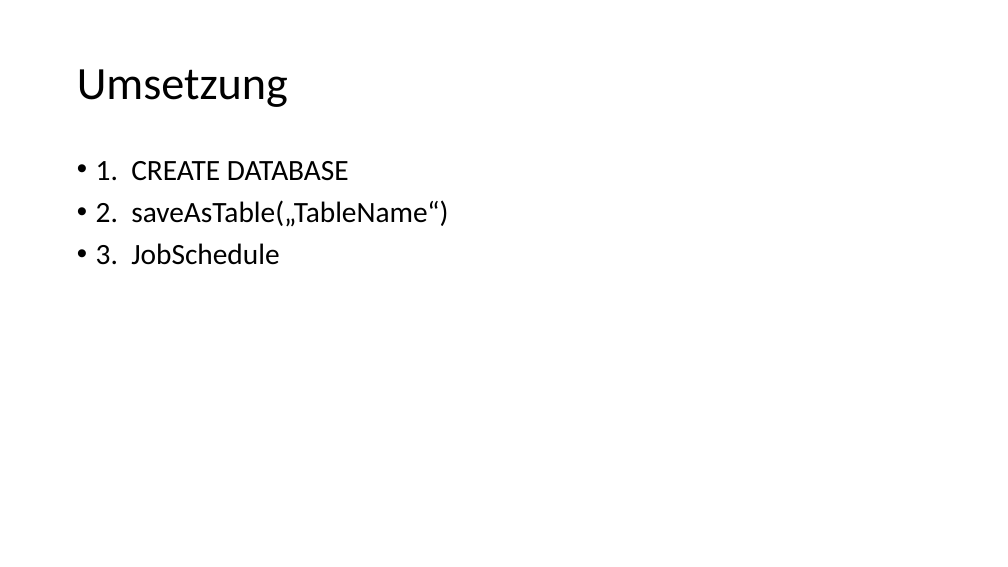
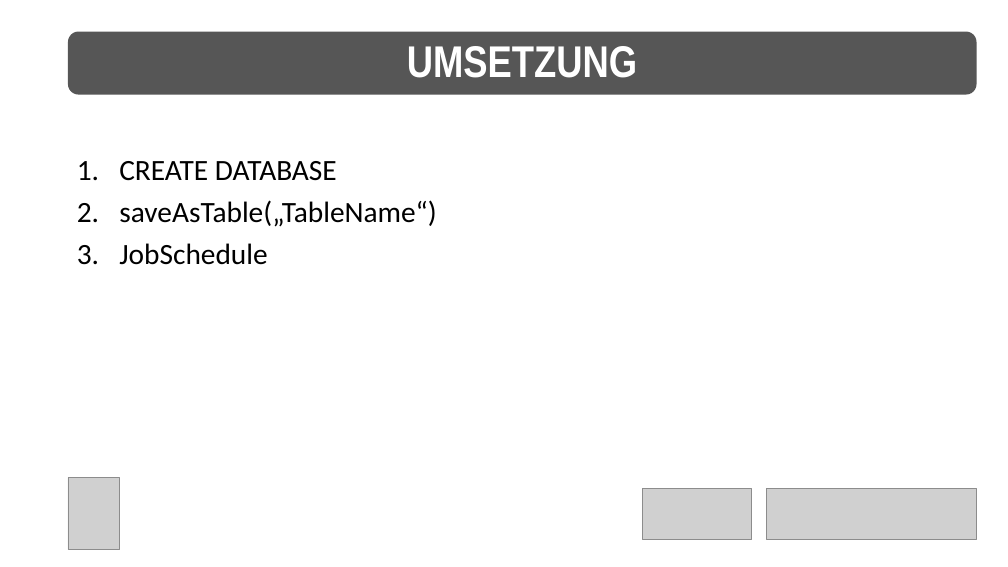
Before and after one commit to net-CDE/presentations, a slide deck: slide 18 of SQLKonferenz2023/mainContent_jul2023.pptx (slide 14 before the commit). Drawn at 1008x567 pixels with LibreOffice and Linux fonts; fonts in the diff are those of the drawing; grey boxes stand for pictures. Boxes give left, top, right and bottom in pixels: in the first picture for what was removed or moved away, otherwise in the second. Text is boxed around its words. In the diff, an @@ line names an element or a change of style, - is before the commit and + after.

```diff
--- a/SQLKonferenz2023/mainContent_jul2023.pptx
+++ b/SQLKonferenz2023/mainContent_jul2023.pptx
@@ rounded rectangle "UMSETZUNG" resized from (x1=77, y1=69, x2=288, y2=107) to (x1=68, y1=32, x2=977, y2=95) @@
@@ rounded rectangle "UMSETZUNG" at (x1=68, y1=32, x2=977, y2=95): fill none to #565656 @@
@@ text in rounded rectangle at (x1=407, y1=46, x2=637, y2=78): text changed; size 44 to 42.3 pt; font Calibri to Arial Narrow; text colour #000000 to #FFFFFF; bold on @@
-Umsetzung
+UMSETZUNG
@@ text at (x1=119, y1=161, x2=436, y2=265): text changed @@
-• 1. CREATE DATABASE
-• 2. saveAsTable(„TableName“)
-• 3. JobSchedule
+1. CREATE DATABASE
+2. saveAsTable(„TableName“)
+3. JobSchedule
@@ picture added at (x1=68, y1=478, x2=119, y2=550) @@
@@ picture added at (x1=642, y1=488, x2=752, y2=540) @@
@@ picture added at (x1=767, y1=488, x2=977, y2=539) @@
```
Also in this commit, not shown: 12 other slides changed, 12 slides added, 7 slides removed, 3 other files.
